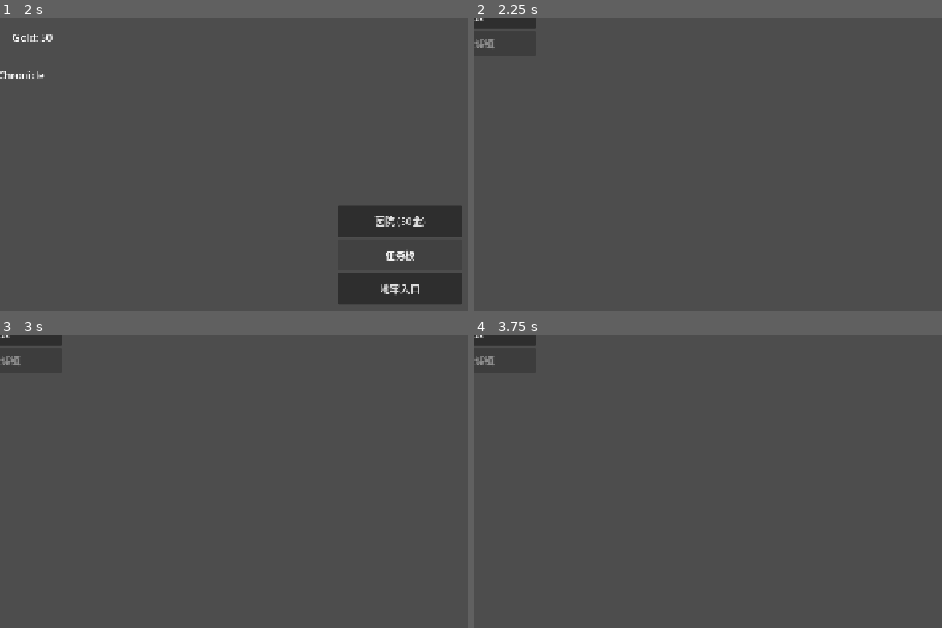
Above: before the commit, frames 1-4 (two rows, left to right).
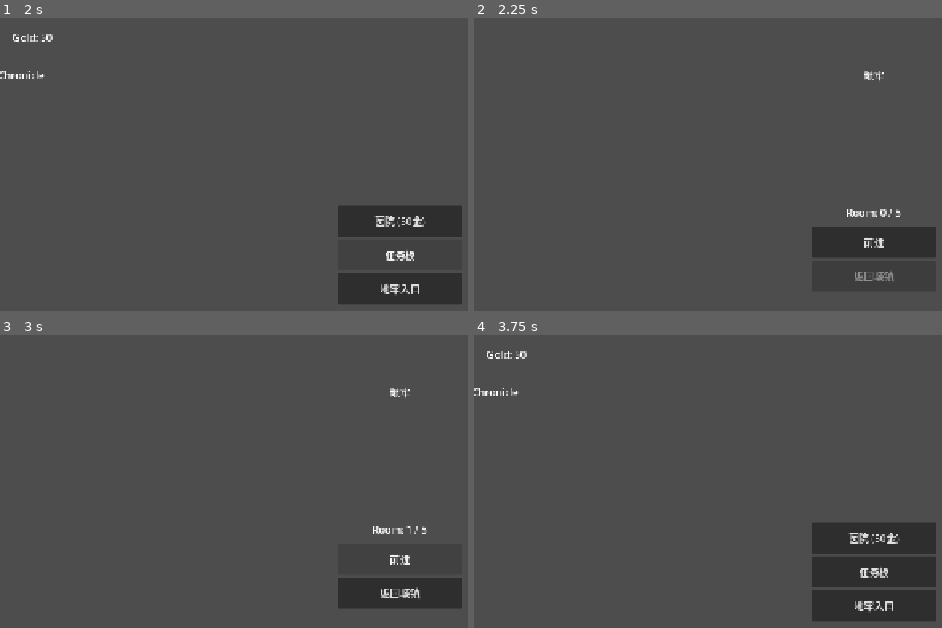
Above: after the commit, the same moments.

Repository: ycfyu12345/darkveil_chronicle
Game: Godot game, scene res://scenes/town/town_scene.tscn
Two runs of this game, one before a commit and one after it. Both use one fixed random seed, a clock stepped at 60 frames per second and the inputs below.
Inputs (mouse positions are in pixels of both pictures, inside the frame that each line leads up to):
- Up to frame 1 (2 s): click "医院 (50金)" at 0.5 s; click "任务板" at 1.25 s
- Up to frame 2 (2.25 s): click "地牢入口" at 2 s
- Up to frame 3 (3 s): click (397, 560) at 2.75 s, where only the run after the commit has a clickable "前进"
- Up to frame 4 (3.75 s): click (871, 592) at 3.5 s, where only the run after the commit has a clickable "返回城镇"

Frame 1 is identical in both runs. In frame 2, 3.6% of the frame differs, in the area x 0-99%, y 0-90%; in frame 3, 3.5%; in frame 4, 8.9%, in the area x 0-99%, y 0-98%.

Commit message:
fix: 地牢场景添加背景

Diff:
--- a/scenes/dungeon/dungeon_scene.tscn
+++ b/scenes/dungeon/dungeon_scene.tscn
@@ -5,29 +5,35 @@
 [node name="DungeonScene" type="Node2D"]
 script = ExtResource("1")
 
-[node name="RoomView" type="Sprite2D" parent="."]
-position = Vector2(640, 300)
-modulate = Color(0.3, 0.3, 0.3, 1)
+[node name="Background" type="ColorRect" parent="."]
+anchors_preset = 15
+anchor_right = 1.0
+anchor_bottom = 1.0
+color = Color(0.15, 0.15, 0.2, 1)
+
+[node name="Title" type="Label" parent="."]
+offset_left = 540.0
+offset_top = 80.0
+offset_right = 740.0
+offset_bottom = 130.0
+text = "地牢"
+horizontal_alignment = 1
 
 [node name="ExplorationUI" type="VBoxContainer" parent="."]
-anchors_preset = 8
-anchor_left = 0.5
-anchor_top = 0.5
-anchor_right = 0.5
-anchor_bottom = 0.5
-offset_left = -100.0
-offset_top = -50.0
-offset_right = 100.0
-offset_bottom = 50.0
+offset_left = 540.0
+offset_top = 300.0
+offset_right = 740.0
+offset_bottom = 450.0
 
 [node name="ProgressLabel" type="Label" parent="ExplorationUI"]
+custom_minimum_size = Vector2(200, 30)
 text = "Room: 0 / 5"
 horizontal_alignment = 1
 
 [node name="AdvanceButton" type="Button" parent="ExplorationUI"]
-custom_minimum_size = Vector2(200, 40)
+custom_minimum_size = Vector2(200, 50)
 text = "前进"
 
 [node name="RetreatButton" type="Button" parent="ExplorationUI"]
-custom_minimum_size = Vector2(200, 40)
+custom_minimum_size = Vector2(200, 50)
 text = "返回城镇"
